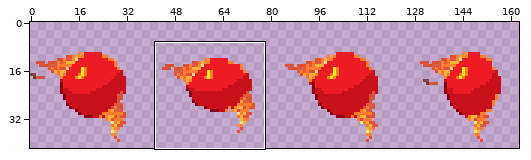
Sprite sheet -- src/image/attack_lava.png. The first picture is a wide view before the edit; the outline marks the close-up.
Close-up. As it was:
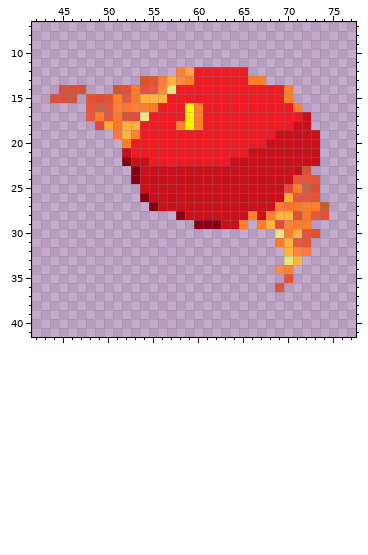
The file is 168x42 pixels. Colours within 5 levels of each other are drawn and written as one. Shown: x 42..77, y 7..41. The wide view leaves out empty margins. The commit also changed other parts of the picture, which this record leaves out.
Now the later version:
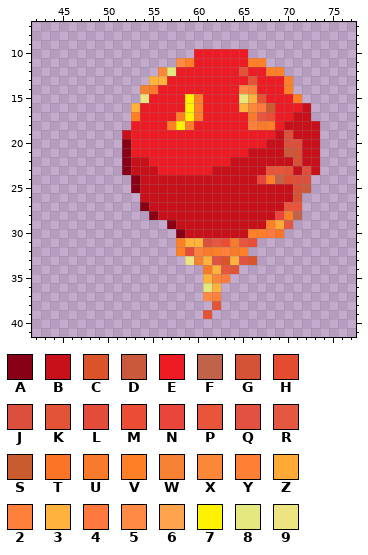
Palette (. is transparent): A #880015  B #c7101a  C #db5329  D #ca593b  E #ed1c24  F #c1634a  G #d55236  H #e34c2f  J #db503d  K #e35436  L #e34c3b  M #eb4d34  N #e9453b  P #e9553b  Q #e35142  R #e55741  S #ca5b2e  T #fc7426  U #f97a2b  V #ff7f27  W #f68132  X #fb8838  Y #ff8035  Z #ffaa37  2 #ff803b  3 #ffb23c  4 #ff783e  5 #ff8a45  6 #ffa34c  7 #fff200  8 #e5e87f  9 #ede381
Edits made:
@@ x 42..77 @@
  9 ....................................
-10 ....................................
-11 ....................................
-12 ................26EEEEEE............
-13 ............CK435VEEEEEEVV..........
-14 ...JGG...SMVQRX8EEEEEEEEEEEEV.......
-15 ..JJD.KHKVRU333EEEEEEEEEEEEEV.......
-16 ......PFRYU2WUEEE7VEEEEEEEEEEV......
-17 ......PVRUJL9EEEE7VEEEEEEEEEEEB.....
-18 .......NZT33EEEEV7VEEEEEEEEEEBB.....
-19 .........43VEEEEEEEEEEEEEEEBBBBB....
-20 ..........VEEEEEEEEEEEEEEEBBBBBB....
-21 ..........BEEEEEEEEEEEEEBBBBBBBB....
-22 ..........ABBEEEEEEEEEBBBBBBBBBB....
-23 ...........ABBBBBBBBBBBBBBBBBBG.....
-24 ...........ABBBBBBBBBBBBBBBBBPPK....
-25 ............BBBBBBBBBBBBBBBBNVFH....
-26 ............ABBBBBBBBBBBBBBBZRRK....
-27 .............ABBBBBBBBBBBBB4TUYVS...
-28 ................ABBBBBBBVBV33JURM...
-29 ..................AAABBV.V3L2UV.....
-30 ...........................9W3QC....
-31 ...........................U3RK.....
-32 ............................3X4.....
-33 ............................83......
-34 ...........................52.......
-35 ............................K.......
-36 ...........................K........
-37 ....................................
-38 ....................................
-39 ....................................
+10 ..................EEEEEE............
+11 ................5VEEEEEEVV..........
+12 ..............X8EEEEEEEKEEVV........
+13 .............33EEEEEEEEEKEEEV.......
+14 ............WUEEEEEEEEE52EEEV.......
+15 ............9EEEE7VEEEE83KEEEV......
+16 ...........3EEEEE7VEEEE3X4SEEEB.....
+17 ...........VEEEEV7VEEEEEURMEEBB.....
+18 ...........EEEEV7VEEEEEE2UVEBBBB....
+19 ..........BEEEEEEEEEEEEEEEEBJBBB....
+20 ..........AEEEEEEEEEEEEEEEBBJJBB....
+21 ..........AEEEEEEEEEEEEEBBBBDGBB....
+22 ..........ABBEEEEEEEEEBBBBBBBGBB....
+23 ..........ABBBEEEEEEBBBBBBPPKBJB....
+24 ...........ABBBBBBBBBBBBBNVFHJJ.....
+25 ...........ABBBBBBBBBBBBBBBBBGD.....
+26 ............BBBBBBBBBBBBBBBBBG......
+27 ............ABBBBBBBBBBBBBBBPP......
+28 .............ABBBBBBBBBBBBBNVF......
+29 ...............ABBBBBBBBBBVZR.......
+30 ................ABBBBBBBVV4T........
+31 ................V33JRMURM...........
+32 ................VL2UV2UV............
+33 .................9W3QC3QC...........
+34 ...................U3RK.............
+35 ...................3X4..............
+36 ...................83...............
+37 ...................52...............
+38 ....................K...............
+39 ...................K................
 40 ....................................
Where, in picture pixels (left, top, right, bottom), the same in both close-ups:
changed: (50, 49, 329, 319)
